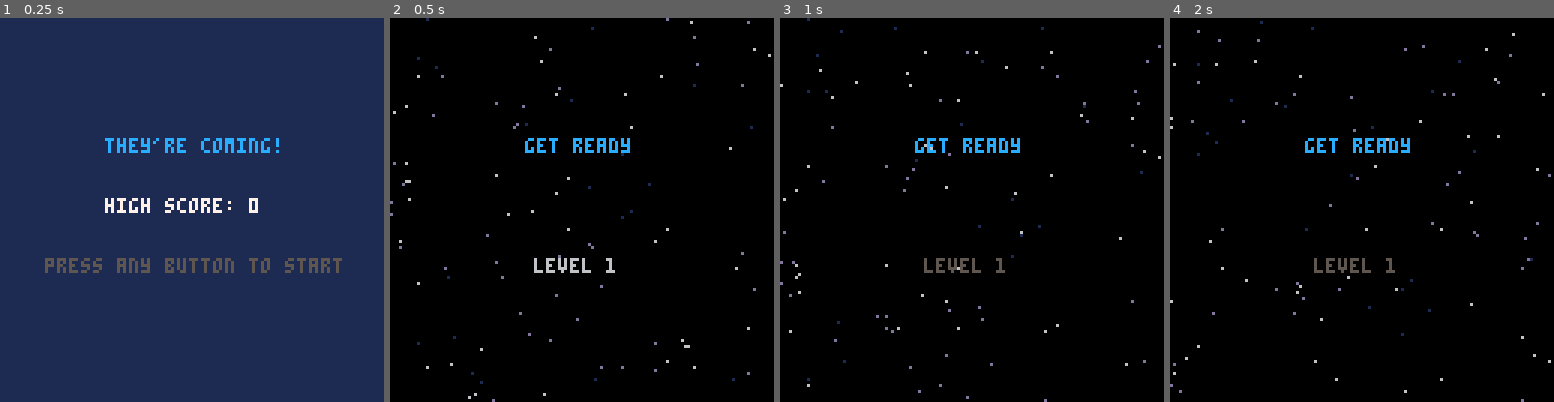
Above: before the commit, frames 1-4 (left to right).
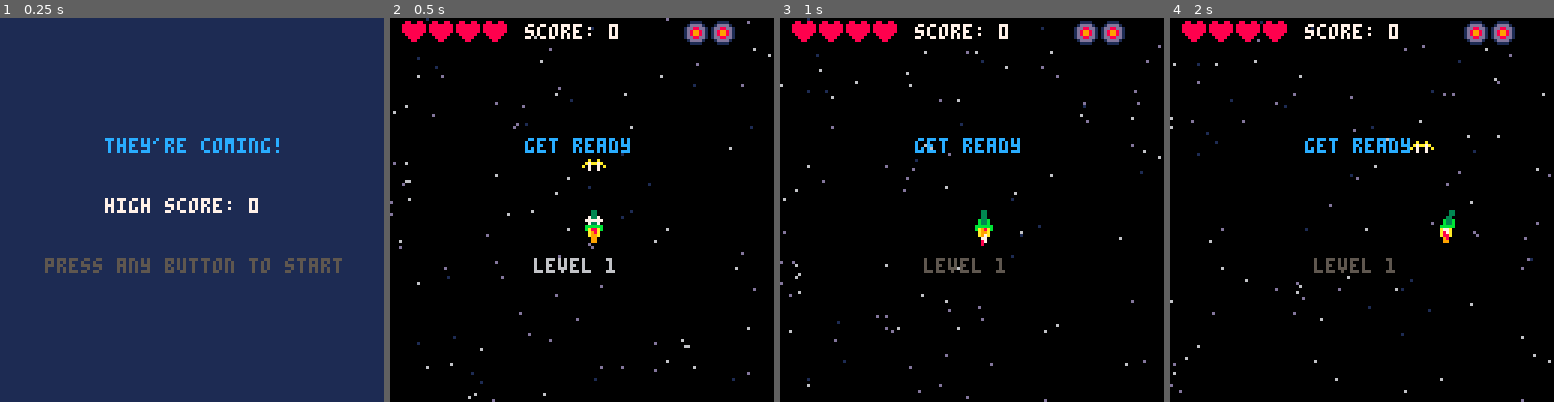
Above: after the commit, the same moments.

Repository: mathyousee/theyre-coming-p8
Game: PICO-8 cartridge theyrecoming.p8
The game is run twice, just before and just after one commit, with the same random seed, the same clock (stepped at 60 frames per second) and the same inputs.
Inputs:
- Up to frame 1 (0.25 s): no input
- Up to frame 2 (0.5 s): tap X (X key) at 0.33 s
- Up to frame 3 (1 s): tap O (Z key) at 0.7 s
- Up to frame 4 (2 s): tap X (X key) at 1.07, 1.85 s; hold Right from 1.6 s (still down); tap O (Z key) at 1.7 s

Frame 1 is identical in both runs. In frame 2, 2.3% of the frame differs, in the area x 3-90%, y 0-59%; in frame 3, 2.2%; in frame 4, 2.3%.

Commit message:
added movement during level screen

Diff:
--- a/theyrecoming.p8
+++ b/theyrecoming.p8
@@ -608,6 +608,9 @@
   _draw=draw_play
   levelcountdown=300
  else
+  pmove()
+  pshoot()
+  pflame()
   animatestars()
   levelcountdown-=1
  end
@@ -665,6 +668,8 @@
 function draw_level()
  cls(0)
  drawstarfield()
+ drawp()
+ drawhud()
  print("get ready",45,40,12)
  print("level "..l,48,80,blink())
 end
